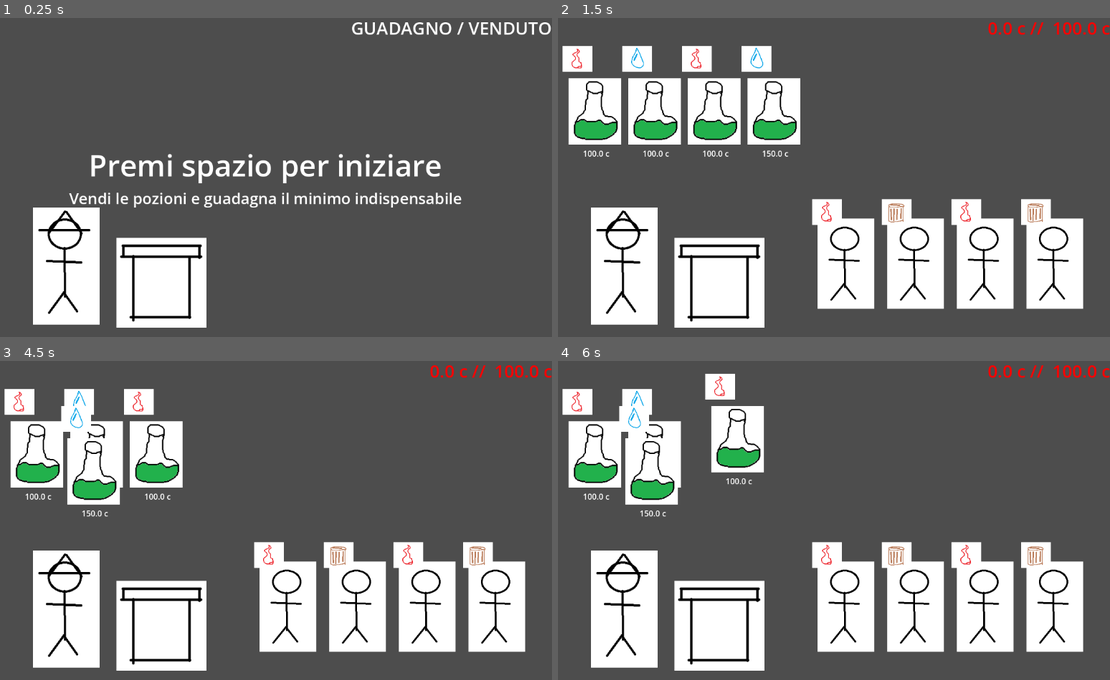
Above: before the commit, frames 1-4 (two rows, left to right).
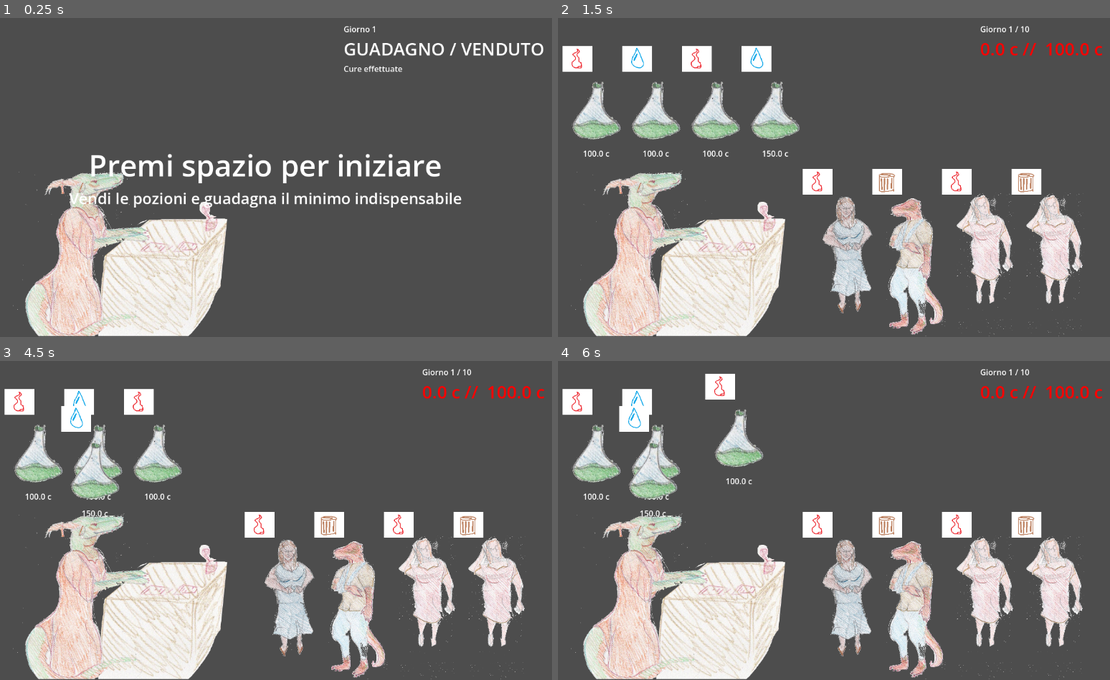
Above: after the commit, the same moments.

Repository: MLisanti/moonbrew_shop
Game: Godot game, scene res://scene/main.tscn
Two runs of this game, one before a commit and one after it. Both use one fixed random seed, a clock stepped at 60 frames per second and the inputs below.
Inputs (mouse positions are in pixels of both pictures, inside the frame that each line leads up to):
- Up to frame 1 (0.25 s): no input
- Up to frame 2 (1.5 s): tap Enter at 0.5 s; move the mouse to (949, 161) at 0.52 s; tap Space (conferma) at 0.6, 1.25 s; move the mouse to (596, 110) at 1.27 s; click (596, 110) at 1.35 s
- Up to frame 3 (4.5 s): tap Space (conferma) at 1.55, 2.1, 2.75, 2.85, 3.8, 4.25, 4.35 s; tap Enter at 2, 3.5 s; move the mouse to (93, 453) at 2.02 s; move the mouse to (154, 453) at 2.77 s; move the mouse to (215, 453) at 3.52 s; press the mouse at (215, 453) at 3.53 s; move the mouse to (93, 472) at 4.27 s; release the mouse at (93, 472) at 4.28 s
- Up to frame 4 (6 s): move the mouse to (850, 520) at 5.02 s; tap Space (conferma) at 5.1 s; move the mouse to (740, 437) at 5.77 s; click (740, 437) at 5.85 s

The runs differ from the first frame. In frame 1, 13% of the frame differs, in the area x 2-100%, y 1-100%; in frame 2, 35%, in the area x 1-100%, y 1-100%; in frame 3, 33%; in frame 4, 33%.

Commit message:
risultato finale, grafiche incredibili, determinazione vincita o perdita, ecc

Diff:
--- a/scene/cliente.gd
+++ b/scene/cliente.gd
@@ -8,20 +8,32 @@
 # Called when the node enters the scene tree for the first time.
 func _ready():
 	show_features(disease)
+	var nodoSprite:AnimatedSprite2D = $grafica_cliente
+	var casuale = randi_range(0, nodoSprite.sprite_frames.get_animation_names().size()-1)
+	nodoSprite.animation = nodoSprite.sprite_frames.get_animation_names()[casuale]
 
 
 func show_features(element_list:String):
 	var i=0
-	while(i<element_list.length()):
+	var riga = 0
+	var colonna = 0
+	while(i < element_list.length()):
 		var nodo_elemento:Node2D = _elements_scene.instantiate()
 		var c = element_list.substr(i,1)
 
 		nodo_elemento.set_type(c)
 		nodo_elemento.position = $features/Marker2D.position
-		nodo_elemento.position.x = $features/Marker2D.position.x + (i*50)
+		nodo_elemento.position.x = $features/Marker2D.position.x + (colonna*50)
+		nodo_elemento.position.y = $features/Marker2D.position.y - (riga*50)
 
 		$features.add_child(nodo_elemento)
 		i += 1
+
+		colonna += 1
+
+		if(i>0 and i % 2 == 0):
+			riga += 1
+			colonna = 0
 
 func creaMask (stringa:String) -> String:
 	var i = 0
--- a/scene/cliente.tscn
+++ b/scene/cliente.tscn
@@ -1,8 +1,37 @@
 [gd_scene format=3 uid="uid://vibjky5l2jud"]
 
 [ext_resource type="Script" uid="uid://b25blng3ymu8u" path="res://scene/cliente.gd" id="1_ave0m"]
-[ext_resource type="Texture2D" uid="uid://wu63avfq721c" path="res://immagini/cliente.png" id="2_ave0m"]
+[ext_resource type="Texture2D" uid="uid://vsuvxsm0nnk2" path="res://immagini/clienti/arg_1.png" id="2_850jr"]
 [ext_resource type="PackedScene" uid="uid://bg3a1fnlwgjk3" path="res://scene/helper_elementi.tscn" id="3_850jr"]
+[ext_resource type="Texture2D" uid="uid://baey4rptc2750" path="res://immagini/clienti/donna_tokimo.png" id="4_juvjd"]
+[ext_resource type="Texture2D" uid="uid://ph05ywxju2ma" path="res://immagini/clienti/donna_tokimo_2.png" id="5_bjo3b"]
+
+[sub_resource type="SpriteFrames" id="SpriteFrames_3cc06"]
+animations = [{
+"frames": [{
+"duration": 1.0,
+"texture": ExtResource("2_850jr")
+}],
+"loop": true,
+"name": &"arg_1",
+"speed": 5.0
+}, {
+"frames": [{
+"duration": 1.0,
+"texture": ExtResource("4_juvjd")
+}],
+"loop": true,
+"name": &"donna_1",
+"speed": 5.0
+}, {
+"frames": [{
+"duration": 1.0,
+"texture": ExtResource("5_bjo3b")
+}],
+"loop": true,
+"name": &"donna_2",
+"speed": 5.0
+}]
 
 [sub_resource type="RectangleShape2D" id="RectangleShape2D_ave0m"]
 size = Vector2(135, 131)
@@ -10,9 +39,11 @@
 [node name="cliente" type="Area2D" unique_id=1132467231]
 script = ExtResource("1_ave0m")
 
-[node name="Sprite2D" type="Sprite2D" parent="." unique_id=1644912064]
-scale = Vector2(0.7201258, 0.7201258)
-texture = ExtResource("2_ave0m")
+[node name="grafica_cliente" type="AnimatedSprite2D" parent="." unique_id=2095076299]
+position = Vector2(1, 2)
+scale = Vector2(0.27475673, 0.27475673)
+sprite_frames = SubResource("SpriteFrames_3cc06")
+animation = &"arg_1"
 
 [node name="CollisionShape2D" type="CollisionShape2D" parent="." unique_id=92986014]
 position = Vector2(-2.5, 0.5)
@@ -21,7 +52,7 @@
 [node name="features" type="Node2D" parent="." unique_id=669867145]
 
 [node name="Marker2D" type="Marker2D" parent="features" unique_id=31309875]
-position = Vector2(-38, -104)
+position = Vector2(-57, -165)
 
 [node name="helperElementi" parent="." unique_id=1343818349 instance=ExtResource("3_850jr")]
 
--- a/scene/main.gd
+++ b/scene/main.gd
@@ -16,7 +16,7 @@
 const LIVELLO_INIZIO = 1
 var _clienti_mancanti_prossimo_livello = 0
 
-enum statiLivello {INIZIO, IN_CORSO, FINITO, GAME_OVER}
+enum statiLivello {INIZIO, IN_CORSO, FINITO_LIVELLO, GAME_OVER, FINITO_GIOCO}
 var statoLivello:statiLivello = statiLivello.IN_CORSO
 
 func imposta_variabili_livello(livello:int) -> Dictionary:
@@ -50,7 +50,7 @@
 		_livello = LIVELLO_INIZIO
 		imposta_livello(_livello)
 
-	if(statoLivello == statiLivello.FINITO and Input.is_action_just_released("conferma")):
+	if(statoLivello == statiLivello.FINITO_LIVELLO and Input.is_action_just_released("conferma")):
 		if(moneyGain < moneyGoal):
 			cambia_stato_livello(statiLivello.GAME_OVER)
 		else:
@@ -58,7 +58,8 @@
 			_livello += 1
 			imposta_livello(_livello)
 
-	if(statoLivello == statiLivello.GAME_OVER and Input.is_action_just_released("conferma")):
+	if((statoLivello == statiLivello.GAME_OVER or statoLivello == statiLivello.FINITO_GIOCO)
+			and Input.is_action_just_released("conferma")):
 		cambia_stato_livello(statiLivello.INIZIO)
 		$tmrCooldown.start(1.0)
 
@@ -70,6 +71,8 @@
 	moneyGoal = levelVar["goalPrice"]
 
 	ui_update()
+	$UI/sopra/VBoxContainer/lbl_effects.text = ""
+	$UI/sopra/VBoxContainer/lbl_levelNumber.text = "Giorno "+ str(livello) + " / 10"
 
 	var i=0
 	var pos = $pos_start_pozioni.position
@@ -134,16 +137,20 @@
 	_clienti_mancanti_prossimo_livello -= 1
 
 	if(_clienti_mancanti_prossimo_livello == 0):
-		cambia_stato_livello(statiLivello.FINITO)
+		if(_livello < 10):
+			cambia_stato_livello(statiLivello.FINITO_LIVELLO)
+		else:
+			cambia_stato_livello(statiLivello.FINITO_GIOCO)
 
 
 @onready var controlCentroMessaggi:Control = $UI/centro
 
-func mostra_fine_livello():
+func ui_mostra_fine_livello():
 	controlCentroMessaggi.visible = true
 
 	$UI/centro/VBoxContainer/lblAzione.text = "Spazio per continuare"
 	if(moneyGain < moneyGoal):
+		$UI/centro/VBoxContainer/lblAzione.text = "Spazio per ricominciare"
 		$UI/centro/VBoxContainer/lblMessaggio.text = "Non sei riuscita a guadagnare il minimo..."
 	else:
 		$UI/centro/VBoxContainer/lblMessaggio.text = "Hai guadagnato abbastanza!"
@@ -155,8 +162,13 @@
 
 func ui_mostra_game_over():
 	controlCentroMessaggi.visible = true
+	$UI/centro/VBoxContainer/lblAzione.text = "Spazio per ricominciare"
+	$UI/centro/VBoxContainer/lblMessaggio.text = "Sei andata in bancarotta..."
+
+func ui_mostra_game_over_vinto():
+	controlCentroMessaggi.visible = true
 	$UI/centro/VBoxContainer/lblAzione.text = "Spazio per continuare"
-	$UI/centro/VBoxContainer/lblMessaggio.text = "Sei andata in bancarotta"
+	$UI/centro/VBoxContainer/lblMessaggio.text = "Hai curato tutti :rawr: !!"
 
 func cambia_stato_livello (nuovoStato:statiLivello):
 	var precedente = statoLivello
@@ -168,10 +180,13 @@
 	if(nuovoStato == statiLivello.INIZIO):
 		ui_mostra_inizio()
 
-	if(precedente == statiLivello.IN_CORSO and nuovoStato == statiLivello.FINITO):
-		mostra_fine_livello()
-
-	if(precedente == statiLivello.FINITO and nuovoStato == statiLivello.GAME_OVER):
+	if(precedente == statiLivello.IN_CORSO and nuovoStato == statiLivello.FINITO_LIVELLO):
+		ui_mostra_fine_livello()
+
+	if(precedente == statiLivello.IN_CORSO and nuovoStato == statiLivello.FINITO_GIOCO):
+		ui_mostra_game_over_vinto()
+
+	if(precedente == statiLivello.FINITO_LIVELLO and nuovoStato == statiLivello.GAME_OVER):
 		ui_mostra_game_over()
 
 func crea_pozione(indice:int, elementi:String, prezzo:float, posizione:Vector2):
--- a/scene/main.tscn
+++ b/scene/main.tscn
@@ -1,9 +1,9 @@
 [gd_scene format=3 uid="uid://be75w8yjyxed8"]
 
 [ext_resource type="Script" uid="uid://183vn8g4n6kb" path="res://scene/main.gd" id="1_p1hux"]
-[ext_resource type="Texture2D" uid="uid://bu44hocddxgv5" path="res://immagini/bancone.png" id="3_brvut"]
+[ext_resource type="Texture2D" uid="uid://ckjhihpjdwfoj" path="res://immagini/clienti/strega_dragonnes_incredibile.png" id="3_0ha60"]
+[ext_resource type="Texture2D" uid="uid://bu44hocddxgv5" path="res://immagini/clienti/bancone.png" id="3_brvut"]
 [ext_resource type="PackedScene" uid="uid://bg3a1fnlwgjk3" path="res://scene/helper_elementi.tscn" id="3_wp4xf"]
-[ext_resource type="Texture2D" uid="uid://c3pjj8o5y6byg" path="res://immagini/strega.png" id="4_brvut"]
 
 [node name="main" type="Node2D" unique_id=386386039]
 script = ExtResource("1_p1hux")
@@ -20,14 +20,15 @@
 
 [node name="strega_oggetti" type="Node2D" parent="." unique_id=1176392839]
 
+[node name="bancone" type="Sprite2D" parent="strega_oggetti" unique_id=1159495521]
+position = Vector2(366.00003, 504)
+scale = Vector2(0.62929785, 0.54907966)
+texture = ExtResource("3_brvut")
+
 [node name="strega" type="Sprite2D" parent="strega_oggetti" unique_id=1469148481]
-position = Vector2(175, 505)
-scale = Vector2(0.8405329, 0.93102694)
-texture = ExtResource("4_brvut")
-
-[node name="bancone" type="Sprite2D" parent="strega_oggetti" unique_id=1159495521]
-position = Vector2(367, 539)
-texture = ExtResource("3_brvut")
+position = Vector2(211, 479)
+scale = Vector2(0.40068603, 0.44382498)
+texture = ExtResource("3_0ha60")
 
 [node name="UI" type="CanvasLayer" parent="." unique_id=504331853]
 
@@ -38,9 +39,15 @@
 offset_left = -40.0
 offset_bottom = 40.0
 grow_horizontal = 0
+theme_override_constants/margin_top = 15
+theme_override_constants/margin_right = 15
 
 [node name="VBoxContainer" type="VBoxContainer" parent="UI/sopra" unique_id=185364146]
 layout_mode = 2
+
+[node name="lbl_levelNumber" type="Label" parent="UI/sopra/VBoxContainer" unique_id=710765464]
+layout_mode = 2
+text = "Giorno 1"
 
 [node name="lbl_money_goal" type="Label" parent="UI/sopra/VBoxContainer" unique_id=1024936020]
 layout_mode = 2
@@ -49,6 +56,7 @@
 
 [node name="lbl_effects" type="Label" parent="UI/sopra/VBoxContainer" unique_id=461856114]
 layout_mode = 2
+text = "Cure effettuate"
 
 [node name="centro" type="MarginContainer" parent="UI" unique_id=630878326]
 anchors_preset = 14
--- a/scene/pozione.gd
+++ b/scene/pozione.gd
@@ -17,19 +17,31 @@
 	show_features(elements)
 	$lbl_price.text = str(price) + " c"
 
+	var nodoSprite:AnimatedSprite2D = $grafica_pozione
+	var casuale = randi_range(0, nodoSprite.sprite_frames.get_animation_names().size()-1)
+	nodoSprite.animation = nodoSprite.sprite_frames.get_animation_names()[casuale]
+
 func show_features(element_list:String):
 	var i=0
-
-	while(i<element_list.length()):
+	var riga = 0
+	var colonna = 0
+	while(i < element_list.length()):
 		var nodo_elemento:Node2D = _elements_scene.instantiate()
 		var c = element_list.substr(i,1)
 
 		nodo_elemento.set_type(c)
 		nodo_elemento.position = $features/Marker2D.position
-		nodo_elemento.position.x = $features/Marker2D.position.x + (i*50)
+		nodo_elemento.position.x = $features/Marker2D.position.x + (colonna*50)
+		nodo_elemento.position.y = $features/Marker2D.position.y - (riga*50)
 
 		$features.add_child(nodo_elemento)
 		i += 1
+
+		colonna += 1
+
+		if(i>0 and i % 2 == 0):
+			riga += 1
+			colonna = 0
 
 # Called every frame. 'delta' is the elapsed time since the previous frame.
 func _process(_delta):
--- a/scene/pozione.tscn
+++ b/scene/pozione.tscn
@@ -1,7 +1,36 @@
 [gd_scene format=3 uid="uid://ycdc2eboahxd"]
 
 [ext_resource type="Script" uid="uid://dbp0rqf4nixbh" path="res://scene/pozione.gd" id="1_3qbha"]
-[ext_resource type="Texture2D" uid="uid://cdqjsdxgliso7" path="res://immagini/pozione.png" id="2_3qbha"]
+[ext_resource type="Texture2D" uid="uid://dlt6m7y46s0vj" path="res://immagini/clienti/pozione1.png" id="2_x8jg1"]
+[ext_resource type="Texture2D" uid="uid://c8g141hlw1s5q" path="res://immagini/clienti/pozione2.png" id="3_xed2p"]
+[ext_resource type="Texture2D" uid="uid://bcjkg3el7w532" path="res://immagini/clienti/pozione3.png" id="4_wlq7w"]
+
+[sub_resource type="SpriteFrames" id="SpriteFrames_ri02b"]
+animations = [{
+"frames": [{
+"duration": 1.0,
+"texture": ExtResource("2_x8jg1")
+}],
+"loop": true,
+"name": &"poz_1",
+"speed": 5.0
+}, {
+"frames": [{
+"duration": 1.0,
+"texture": ExtResource("3_xed2p")
+}],
+"loop": true,
+"name": &"poz_2",
+"speed": 5.0
+}, {
+"frames": [{
+"duration": 1.0,
+"texture": ExtResource("4_wlq7w")
+}],
+"loop": true,
+"name": &"poz_3",
+"speed": 5.0
+}]
 
 [sub_resource type="CapsuleShape2D" id="CapsuleShape2D_3qbha"]
 radius = 60.0
@@ -10,9 +39,10 @@
 [node name="pozione" type="Area2D" unique_id=1292925384]
 script = ExtResource("1_3qbha")
 
-[node name="Sprite2D" type="Sprite2D" parent="." unique_id=683860518]
-scale = Vector2(0.89830506, 0.8983052)
-texture = ExtResource("2_3qbha")
+[node name="grafica_pozione" type="AnimatedSprite2D" parent="." unique_id=943024140]
+scale = Vector2(0.6455811, 0.6455812)
+sprite_frames = SubResource("SpriteFrames_ri02b")
+animation = &"poz_2"
 
 [node name="CollisionShape2D" type="CollisionShape2D" parent="." unique_id=911560465]
 shape = SubResource("CapsuleShape2D_3qbha")
Binary file added: immagini/clienti/arg_1.jpg
Not shown, added: immagini/clienti/arg_1.jpg.import
Binary file added: immagini/clienti/arg_1.png
Not shown, added: immagini/clienti/arg_1.png.import
Binary file added: immagini/clienti/arg_2.png
Not shown, added: immagini/clienti/arg_2.png.import
Binary file added: immagini/clienti/bancone.png
Not shown, changed: immagini/clienti/bancone.png.import
Binary file added: immagini/clienti/donna_tokimo.jpg
Not shown, changed: immagini/clienti/donna_tokimo.jpg.import
Binary file added: immagini/clienti/donna_tokimo.png
Not shown, changed: immagini/clienti/donna_tokimo.png.import
(and 16 more such lines)
